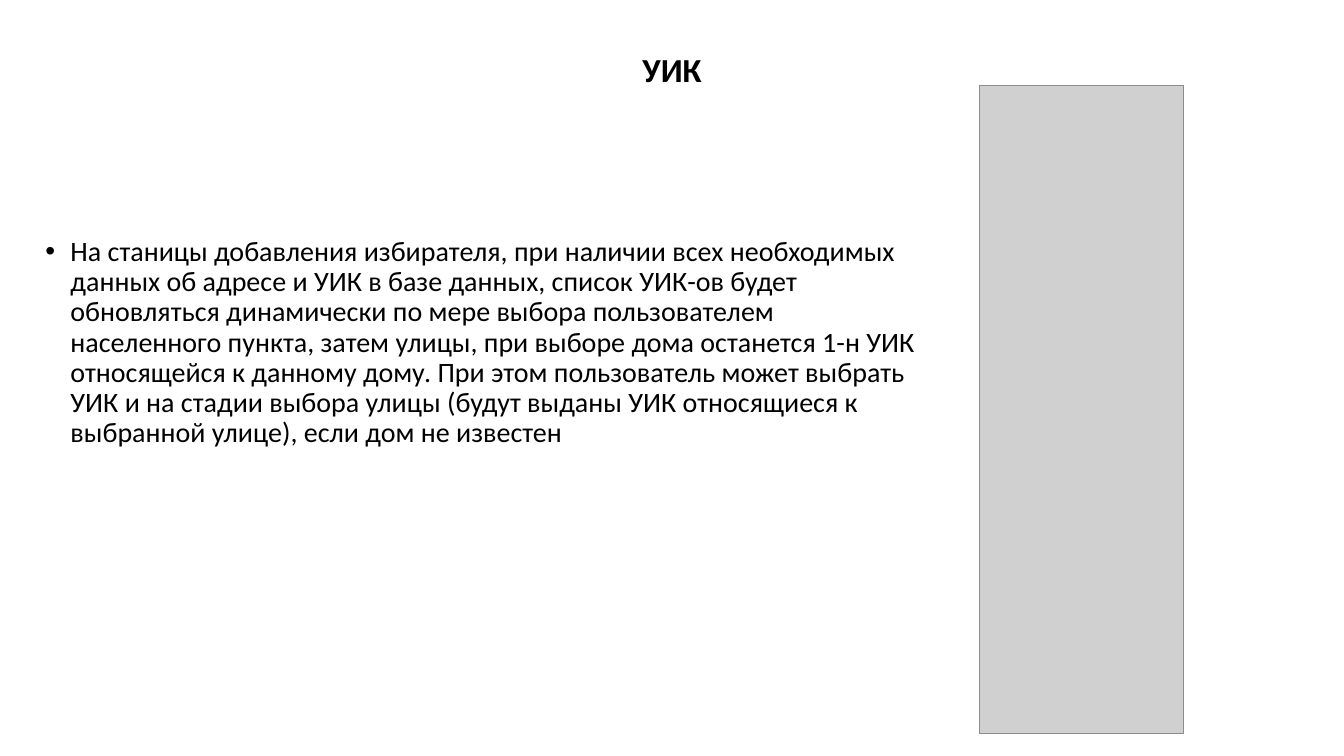
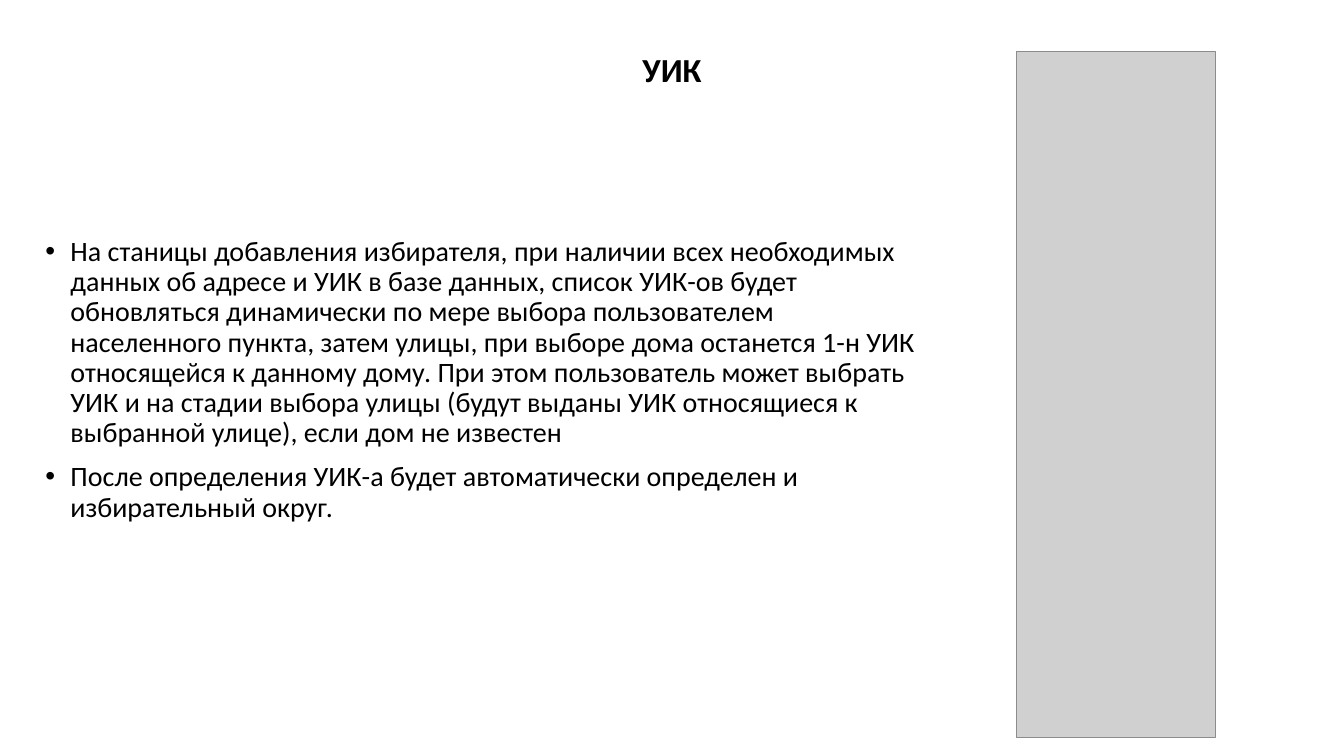
Before and after one commit to Voloodya/voteCollector, a slide deck: slide 12 of Руководство.pptx (slide 11 before the commit). Drawn at 1344x756 pixels with LibreOffice and Linux fonts; fonts in the diff are those of the drawing; grey boxes stand for pictures. Boxes give left, top, right and bottom in pixels: in the first picture for what was removed or moved away, otherwise in the second. Text is boxed around its words. In the diff, an @@ line names an element or a change of style, - is before the commit and + after.

```diff
--- a/Руководство.pptx
+++ b/Руководство.pptx
@@ picture: place and size @@
-picture at bbox=[980, 86, 1185, 733]
+picture at bbox=[1017, 51, 1216, 738]
@@ text at bbox=[70, 467, 798, 522]: paragraph added @@
+• После определения УИК-а будет автоматически определен и избирательный округ.
```
Also in this commit, not shown: 3 other slides changed, 1 slide added, 33 other files.
